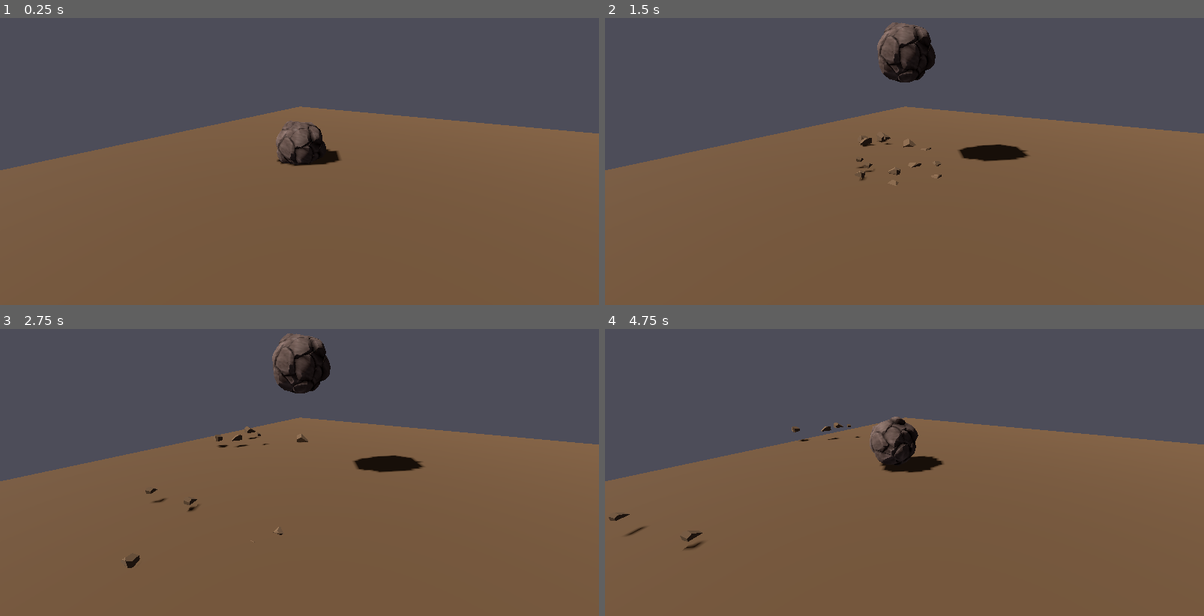
Above: before the commit, frames 1-4 (two rows, left to right).
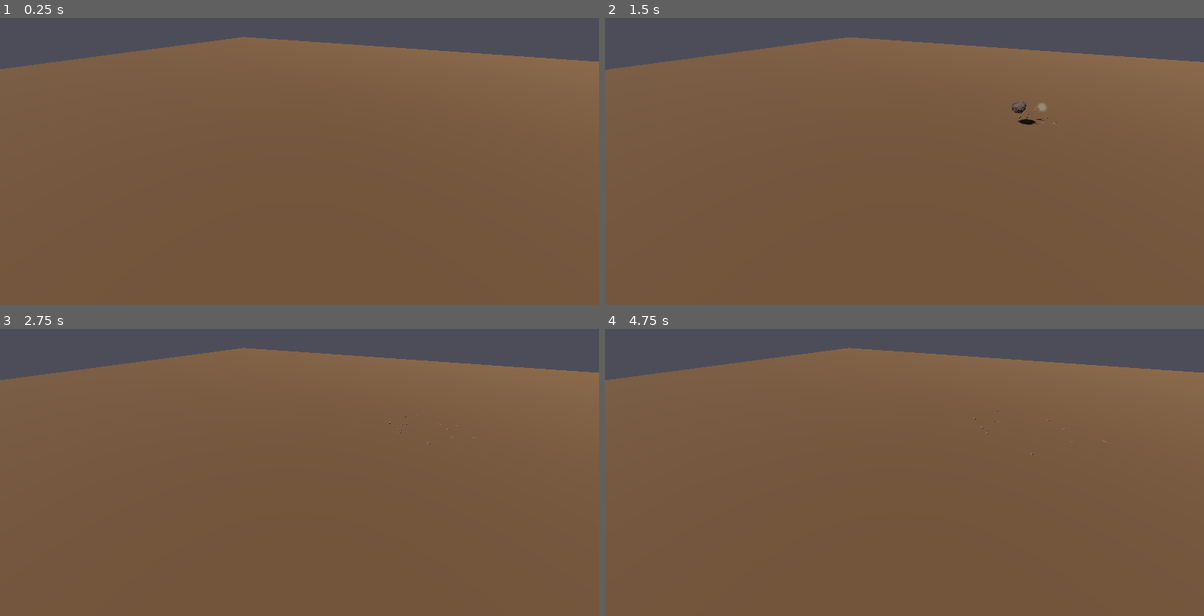
Above: after the commit, the same moments.

Repository: luketchang/elemental
Game: Godot game, scene res://scenes/stone_levitate_vfx.tscn
Two runs of this game, one before a commit and one after it. Both use one fixed random seed, a clock stepped at 60 frames per second and the inputs below. Before the commit the project has no main scene; this scene is started directly in both runs.
Inputs (mouse positions are in pixels of both pictures, inside the frame that each line leads up to):
- Up to frame 1 (0.25 s): no input
- Up to frame 2 (1.5 s): tap Enter at 0.5 s; move the mouse to (1036, 121) at 0.52 s; click (1036, 121) at 0.67 s; move the mouse to (784, 152) at 1.27 s; click (784, 152) at 1.42 s
- Up to frame 3 (2.75 s): move the mouse to (359, 374) at 2.02 s; click (359, 374) at 2.17 s
- Up to frame 4 (4.75 s): move the mouse to (874, 515) at 2.77 s; click (874, 515) at 2.92 s; move the mouse to (1084, 498) at 3.52 s; click (1084, 498) at 3.67 s; move the mouse to (724, 397) at 4.27 s; click (724, 397) at 4.42 s

The runs differ from the first frame. In frame 1, 28% of the frame differs, in the area x 0-100%, y 6-54%; in frame 2, 28%; in frame 3, 28%; in frame 4, 29%, in the area x 0-100%, y 6-77%.

Commit message:
rock shoots alright

Diff:
--- a/project.godot
+++ b/project.godot
@@ -11,6 +11,7 @@
 [application]
 
 config/name="elemental"
+run/main_scene="uid://bx06tfli2vjs7"
 config/features=PackedStringArray("4.4", "Forward Plus")
 config/icon="res://icon.svg"
 
--- a/scenes/stone_levitate_controller.gd
+++ b/scenes/stone_levitate_controller.gd
@@ -1,144 +1,404 @@
 extends Node3D
 
-## Click anywhere to trigger the stone levitation animation
-
+## Stone Levitation VFX Controller
+## - Click on floor to spawn and levitate rock at that position
+## - Click again while hovering to shoot toward cursor
+## - Rock lands with physics and disappears after 2s
+
+# State machine
+enum State { IDLE, RISING, HOVERING, SHOOTING, FALLING, LANDED, HIDDEN }
+var current_state: State = State.IDLE
+
+# Node references
 @onready var anim_player: AnimationPlayer = $AnimationPlayer
 @onready var stone: RigidBody3D = $stone
 @onready var debris: GPUParticles3D = $debris
-@onready var floor_collision: StaticBody3D = $floor/floor_collision
-@onready var debris_collider: GPUParticlesCollisionBox3D = $debris_collider
+@onready var smoke: GPUParticles3D = $smoke
+@onready var camera: Camera3D = $Camera3D
+@onready var floor_node: Node3D = $floor
+
+# Shoot effect nodes (created dynamically)
+var shoot_debris: GPUParticles3D
+var shoot_smoke: GPUParticles3D
+
+# Screen shake
+var camera_original_pos: Vector3
+var shake_timer: float = 0.0
+var shake_intensity: float = 0.0
+
+# Landing detection
+var landed_timer: float = 0.0
+const LAND_DISAPPEAR_TIME: float = 2.0
+const VELOCITY_THRESHOLD: float = 2.0  # More lenient
+
+# Shooting timeout (force land after this many seconds)
+var shoot_timer: float = 0.0
+const SHOOT_TIMEOUT: float = 5.0
+
+# Spawn position
+var spawn_position: Vector3 = Vector3.ZERO
 
 func _ready():
 	print("\n" + "=".repeat(60))
 	print("=== STONE LEVITATE VFX READY ===")
 	print("=".repeat(60))
-	print("\n🔧 RUNTIME VERSION CHECK:")
+
 	if has_meta("generator_version"):
-		print("  ✅ RUNNING NEW VERSION: ", get_meta("generator_version"))
-		print("  📅 Generated at: ", get_meta("generated_at"))
-		print("  ⚙️  Debris velocity: ", get_meta("debris_velocity"))
-		print("  ⚙️  Debris spread: ", get_meta("debris_spread"))
-		print("  ⚙️  Debris amount: ", get_meta("debris_amount"))
-	else:
-		print("  ❌❌❌ OLD VERSION - No metadata found!")
-		print("  ❌❌❌ YOU ARE RUNNING AN OLD SCENE FILE!")
-		print("  ❌❌❌ Delete scenes/stone_levitate_vfx.tscn and regenerate!")
-	print("\nScene: ", name)
-	print("Children count: ", get_child_count())
-
-	# List all children
-	for child in get_children():
-		print("  - ", child.name, " (", child.get_class(), ")")
-		if child is Camera3D:
-			print("    Camera current: ", child.current)
-			print("    Camera position: ", child.position)
-		if child is MeshInstance3D:
-			print("    Mesh: ", child.mesh != null)
-			print("    Position: ", child.position)
-		if child is RigidBody3D:
-			print("    RigidBody mass: ", child.mass)
-			print("    RigidBody freeze: ", child.freeze)
-			print("    Position: ", child.position)
-		if child is GPUParticlesCollisionBox3D:
-			print("    Collider size: ", child.size)
-			print("    Collider position: ", child.position)
-		if child.name == "floor":
-			print("    Floor children: ", child.get_child_count())
-			for floor_child in child.get_children():
-				print("      - ", floor_child.name, " (", floor_child.get_class(), ")")
-
-	# Check animation player
-	if anim_player:
-		print("✓ AnimationPlayer found")
-		print("  Animations: ", anim_player.get_animation_list())
-	else:
-		push_error("✗ AnimationPlayer NOT found!")
-
-	# Check collision setup
-	print("\n=== COLLISION SETUP ===")
-	if floor_collision:
-		print("✓ Floor collision body found")
-		var collision_shape = floor_collision.get_node_or_null("CollisionShape3D")
-		if collision_shape:
-			print("  CollisionShape3D found")
-			print("  Shape: ", collision_shape.shape)
-			if collision_shape.shape is BoxShape3D:
-				print("  Box size: ", collision_shape.shape.size)
-			print("  Position: ", collision_shape.position)
-	else:
-		push_error("✗ Floor collision NOT found!")
-
-	if debris_collider:
-		print("✓ Debris collider found")
-		print("  Size: ", debris_collider.size)
-		print("  Position: ", debris_collider.position)
-	else:
-		push_error("✗ Debris collider NOT found!")
-
-	if debris:
-		print("✓ Debris particles found")
-		var pm = debris.process_material as ParticleProcessMaterial
-		if pm:
-			print("  Collision mode: ", pm.collision_mode, " (1=RIGID, 2=HIDE_ON_CONTACT)")
-			print("  Collision friction: ", pm.collision_friction)
-			print("  Collision bounce: ", pm.collision_bounce)
-			print("  Collision use_scale: ", pm.collision_use_scale)
-			print("  Gravity: ", pm.gravity)
-		print("  One-shot: ", debris.one_shot)
-		print("  Amount: ", debris.amount)
-		print("  Lifetime: ", debris.lifetime)
-
-	print("\n✓✓✓ READY! Click anywhere to trigger stone levitation!\n")
+		print("  ✅ Version: ", get_meta("generator_version"))
+
+	# Store camera original position for shake
+	if camera:
+		camera_original_pos = camera.position
+
+	# Create shoot effect particles
+	_create_shoot_effects()
+
+	# Hide stone initially
+	if stone:
+		stone.visible = false
+
+	print("\n✓✓✓ READY!")
+	print("  - Click on FLOOR to spawn rock at that location")
+	print("  - Click again while hovering to SHOOT toward cursor!\n")
+
+func _create_shoot_effects():
+	# Create backward debris burst for shooting
+	shoot_debris = GPUParticles3D.new()
+	shoot_debris.name = "shoot_debris"
+	shoot_debris.emitting = false
+	shoot_debris.one_shot = true
+	shoot_debris.amount = 8
+	shoot_debris.lifetime = 1.0
+	shoot_debris.explosiveness = 1.0
+	shoot_debris.visible = false
+
+	var debris_mesh = load("res://assets/models/debris.obj") as Mesh
+	if debris_mesh:
+		shoot_debris.draw_pass_1 = debris_mesh
+
+	var debris_mat = StandardMaterial3D.new()
+	debris_mat.albedo_color = Color(0.45, 0.35, 0.25, 1.0)
+	shoot_debris.material_override = debris_mat
+
+	var debris_pm = ParticleProcessMaterial.new()
+	debris_pm.emission_shape = ParticleProcessMaterial.EMISSION_SHAPE_SPHERE
+	debris_pm.emission_sphere_radius = 0.1
+	debris_pm.direction = Vector3(0, 0, 1)
+	debris_pm.spread = 30.0
+	debris_pm.initial_velocity_min = 4.0
+	debris_pm.initial_velocity_max = 6.0
+	debris_pm.gravity = Vector3(0, -15, 0)
+	debris_pm.scale_min = 0.2
+	debris_pm.scale_max = 0.5
+	shoot_debris.process_material = debris_pm
+
+	add_child(shoot_debris)
+
+	# Create impact smoke puff
+	shoot_smoke = GPUParticles3D.new()
+	shoot_smoke.name = "shoot_smoke"
+	shoot_smoke.emitting = false
+	shoot_smoke.one_shot = true
+	shoot_smoke.amount = 12
+	shoot_smoke.lifetime = 1.0
+	shoot_smoke.explosiveness = 1.0
+	shoot_smoke.visible = false
+
+	var quad = QuadMesh.new()
+	quad.size = Vector2(0.8, 0.8)
+	shoot_smoke.draw_pass_1 = quad
+
+	var smoke_mat = StandardMaterial3D.new()
+	smoke_mat.transparency = BaseMaterial3D.TRANSPARENCY_ALPHA
+	smoke_mat.albedo_color = Color(0.6, 0.55, 0.45, 0.9)
+	var smoke_tex = load("res://assets/textures/smoke.png") as Texture2D
+	if smoke_tex:
+		smoke_mat.albedo_texture = smoke_tex
+	smoke_mat.billboard_mode = BaseMaterial3D.BILLBOARD_ENABLED
+	shoot_smoke.material_override = smoke_mat
+
+	var smoke_pm = ParticleProcessMaterial.new()
+	smoke_pm.emission_shape = ParticleProcessMaterial.EMISSION_SHAPE_SPHERE
+	smoke_pm.emission_sphere_radius = 0.2
+	smoke_pm.direction = Vector3(0, 0, 0)
+	smoke_pm.spread = 180.0
+	smoke_pm.initial_velocity_min = 1.0
+	smoke_pm.initial_velocity_max = 2.0
+	smoke_pm.gravity = Vector3(0, 0, 0)
+	smoke_pm.damping_min = 3.0
+	smoke_pm.damping_max = 5.0
+
+	var alpha_curve = Curve.new()
+	alpha_curve.add_point(Vector2(0.0, 1.0))
+	alpha_curve.add_point(Vector2(0.3, 0.6))
+	alpha_curve.add_point(Vector2(1.0, 0.0))
+	var alpha_tex = CurveTexture.new()
+	alpha_tex.curve = alpha_curve
+	smoke_pm.alpha_curve = alpha_tex
+
+	var scale_curve = Curve.new()
+	scale_curve.add_point(Vector2(0.0, 0.5))
+	scale_curve.add_point(Vector2(0.5, 1.0))
+	scale_curve.add_point(Vector2(1.0, 1.2))
+	var scale_tex = CurveTexture.new()
+	scale_tex.curve = scale_curve
+	smoke_pm.scale_curve = scale_tex
+
+	shoot_smoke.process_material = smoke_pm
+	add_child(shoot_smoke)
 
 func _input(event):
 	if event is InputEventMouseButton:
 		if event.button_index == MOUSE_BUTTON_LEFT and event.pressed:
-			print("\n=== MOUSE CLICKED ===")
-			_play_levitate()
-
-func _play_levitate():
-	if anim_player:
-		if not anim_player.is_playing():
-			print("▶ Playing levitate animation...")
-
-			# Reset stone physics state
-			if stone:
-				stone.freeze = true  # Start frozen
-				stone.linear_velocity = Vector3.ZERO
-				stone.angular_velocity = Vector3.ZERO
-				stone.position = Vector3(0, 0.3, 0)  # Start above floor, visible
-				stone.rotation = Vector3.ZERO
-				stone.visible = true  # Ensure visible
-				print("  Stone physics reset: pos=", stone.position, " freeze=", stone.freeze)
-
-			# Reset particles for replay (one_shot needs manual restart)
-			if debris:
-				debris.restart()
-				debris.visible = true  # Reset visibility
-				print("  Debris particles restarted")
-
-			# Reset smoke visibility
-			var smoke = get_node_or_null("smoke")
-			if smoke:
-				smoke.visible = true
-
-			# Play animation
-			anim_player.play("levitate")
-
-			# Monitor stone position and physics during animation
-			var timer = get_tree().create_timer(0.2)
-			timer.timeout.connect(func():
-				print("  Stone at t=0.2s: pos=", stone.position, " vel=", stone.linear_velocity, " freeze=", stone.freeze)
+			_handle_click(event.position)
+
+func _handle_click(mouse_pos: Vector2):
+	match current_state:
+		State.IDLE, State.HIDDEN:
+			# Raycast to floor to get spawn position
+			var floor_pos = _get_floor_target(mouse_pos)
+			if floor_pos != Vector3.ZERO:
+				print("\n=== CLICK: Spawning rock at ", floor_pos, " ===")
+				spawn_position = floor_pos
+				_start_levitation()
+			else:
+				print("  (Click on the floor to spawn rock)")
+		State.HOVERING:
+			print("\n=== CLICK: Shooting rock! ===")
+			_shoot_rock(mouse_pos)
+		State.RISING:
+			print("  (Rock is rising, wait for hover)")
+		State.SHOOTING, State.FALLING:
+			print("  (Rock is in motion)")
+		State.LANDED:
+			print("  (Rock has landed, wait for reset)")
+
+func _get_floor_target(mouse_pos: Vector2) -> Vector3:
+	if not camera:
+		return Vector3.ZERO
+
+	var from = camera.project_ray_origin(mouse_pos)
+	var dir = camera.project_ray_normal(mouse_pos)
+
+	# Intersect with y=0 plane (floor level)
+	if abs(dir.y) < 0.001:
+		return Vector3.ZERO  # Ray parallel to floor
+
+	var t = -from.y / dir.y
+	if t < 0:
+		return Vector3.ZERO  # Target behind camera
+
+	var target = from + dir * t
+
+	# Clamp to floor bounds (50 units from center for 100x100 floor)
+	target.x = clamp(target.x, -45, 45)
+	target.z = clamp(target.z, -45, 45)
+
+	return target
+
+func _start_levitation():
+	current_state = State.RISING
+
+	if stone:
+		# Start below ground with collision disabled temporarily
+		stone.position = Vector3(spawn_position.x, -0.8, spawn_position.z)
+		stone.rotation = Vector3.ZERO
+		stone.linear_velocity = Vector3.ZERO
+		stone.angular_velocity = Vector3.ZERO
+		stone.visible = true
+
+		# Disable collision during rise (so rock can pass through floor)
+		stone.collision_layer = 0
+		stone.collision_mask = 0
+
+		# Unfreeze and apply strong upward impulse
+		stone.freeze = false
+		stone.apply_central_impulse(Vector3(0, 60, 0))  # Strong upward launch
+
+		print("  Stone rising from underground: pos=", stone.position)
+
+	# Position particles at spawn location
+	if debris:
+		debris.position = Vector3(spawn_position.x, 0.1, spawn_position.z)
+		debris.restart()
+		debris.visible = true
+	if smoke:
+		smoke.position = Vector3(spawn_position.x, 0.05, spawn_position.z)
+		smoke.visible = true
+
+	# Hide shoot effects
+	if shoot_debris:
+		shoot_debris.visible = false
+	if shoot_smoke:
+		shoot_smoke.visible = false
+
+	# After rise, enable collision and freeze for hover
+	var hover_timer = get_tree().create_timer(0.25)
+	hover_timer.timeout.connect(_on_hover_start)
+
+func _on_hover_start():
+	if current_state == State.RISING and stone:
+		# Freeze at hover height
+		stone.freeze = true
+		stone.position.y = 1.2  # Hover height
+
+		# Re-enable collision for when we shoot/fall
+		stone.collision_layer = 1
+		stone.collision_mask = 1
+
+		current_state = State.HOVERING
+		print("  State -> HOVERING at ", stone.position, " (click to shoot!)")
+
+		# Auto-fall after 3 seconds if not shot
+		var fall_timer = get_tree().create_timer(3.0)
+		fall_timer.timeout.connect(_on_hover_timeout)
+
+func _on_hover_timeout():
+	if current_state == State.HOVERING:
+		print("  Hover timeout - falling naturally")
+		current_state = State.FALLING
+		shoot_timer = SHOOT_TIMEOUT  # Use same timeout for falling
+		if stone:
+			stone.freeze = false
+
+func _shoot_rock(mouse_pos: Vector2):
+	current_state = State.SHOOTING
+
+	# Get target position on floor
+	var target = _get_floor_target(mouse_pos)
+	if target == Vector3.ZERO:
+		target = stone.position + Vector3(0, 0, -10)  # Default forward
+
+	print("  Target: ", target)
+	print("  Rock at: ", stone.position)
+
+	# Calculate direction and distance
+	var to_target = target - stone.position
+	to_target.y = 0  # Horizontal only
+	var distance = to_target.length()
+	var direction = to_target.normalized()
+
+	print("  Distance: ", distance)
+	print("  Direction: ", direction)
+
+	# Unfreeze
+	stone.freeze = false
+
+	# Fast, powerful shot with slight random deviation
+	var base_speed = 45.0  # Much faster base speed
+
+	# Add small random radial offset (perpendicular to direction)
+	var perpendicular = Vector3(-direction.z, 0, direction.x)  # 90° rotated
+	var radial_offset = perpendicular * randf_range(-0.08, 0.08)  # Small sideways drift
+	var vertical_wobble = randf_range(-0.02, 0.05)  # Tiny vertical variance
+
+	var shoot_direction = (direction + radial_offset).normalized()
+	shoot_direction.y = 0.15 + vertical_wobble  # Low arc with slight variance
+
+	var impulse = shoot_direction * base_speed * stone.mass
+
+	# Add slight random spin for natural tumbling
+	stone.apply_torque_impulse(Vector3(
+		randf_range(-2, 2),
+		randf_range(-1, 1),
+		randf_range(-2, 2)
+	))
+
+	print("  Impulse: ", impulse)
+	stone.apply_central_impulse(impulse)
+
+	# Start shoot timer (fallback for landing detection)
+	shoot_timer = SHOOT_TIMEOUT
+
+	# Trigger shoot effects
+	_trigger_shoot_effects(direction)
+
+	# Start screen shake
+	_start_screen_shake(0.15, 0.2)
+
+func _trigger_shoot_effects(shoot_direction: Vector3):
+	var rock_pos = stone.position
+
+	if shoot_debris:
+		shoot_debris.position = rock_pos
+		var backward = -shoot_direction
+		if backward.length() > 0.01:
+			shoot_debris.look_at(rock_pos + backward, Vector3.UP)
+		shoot_debris.visible = true
+		shoot_debris.restart()
+
+	if shoot_smoke:
+		shoot_smoke.position = rock_pos
+		shoot_smoke.visible = true
+		shoot_smoke.restart()
+
+func _start_screen_shake(intensity: float, duration: float):
+	shake_intensity = intensity
+	shake_timer = duration
+
+func _process(delta):
+	# Screen shake
+	if shake_timer > 0:
+		shake_timer -= delta
+		if camera:
+			var offset = Vector3(
+				randf_range(-shake_intensity, shake_intensity),
+				randf_range(-shake_intensity, shake_intensity),
+				randf_range(-shake_intensity, shake_intensity)
 			)
-			var timer2 = get_tree().create_timer(3.3)
-			timer2.timeout.connect(func():
-				print("  Stone at t=3.3s: pos=", stone.position, " vel=", stone.linear_velocity, " freeze=", stone.freeze)
-			)
-			var timer3 = get_tree().create_timer(3.6)
-			timer3.timeout.connect(func():
-				print("  Stone at t=3.6s (after fall): pos=", stone.position, " vel=", stone.linear_velocity, " freeze=", stone.freeze)
-			)
-		else:
-			print("Animation already playing...")
-	else:
-		push_error("AnimationPlayer is null!")
+			camera.position = camera_original_pos + offset
+
+		if shake_timer <= 0 and camera:
+			camera.position = camera_original_pos
+
+	# Landing detection for shooting state
+	if current_state == State.SHOOTING or current_state == State.FALLING:
+		# Decrement shoot timer
+		shoot_timer -= delta
+
+		if stone:
+			var vel = stone.linear_velocity.length()
+			var y_pos = stone.position.y
+
+			# Check if rock has landed (on or below floor level with low velocity)
+			if y_pos <= 0.8 and vel < VELOCITY_THRESHOLD:
+				_on_rock_landed()
+			# Timeout fallback - force land after SHOOT_TIMEOUT seconds
+			elif shoot_timer <= 0:
+				print("  Shoot timeout reached, forcing land")
+				_on_rock_landed()
+			# Rock fell off the map (below floor significantly)
+			elif y_pos < -2.0:
+				print("  Rock fell off map")
+				_on_rock_landed()
+
+	# Landed timer countdown
+	if current_state == State.LANDED:
+		landed_timer -= delta
+		if landed_timer <= 0:
+			_hide_everything()
+
+func _on_rock_landed():
+	if current_state == State.LANDED:
+		return  # Already landed
+
+	current_state = State.LANDED
+	landed_timer = LAND_DISAPPEAR_TIME
+	print("  Rock landed at ", stone.position, "! Disappearing in ", LAND_DISAPPEAR_TIME, "s")
+
+func _hide_everything():
+	current_state = State.HIDDEN
+
+	if stone:
+		stone.visible = false
+		stone.freeze = true
+	if debris:
+		debris.visible = false
+	if smoke:
+		smoke.visible = false
+	if shoot_debris:
+		shoot_debris.visible = false
+	if shoot_smoke:
+		shoot_smoke.visible = false
+
+	print("  Hidden. Click on floor to spawn again!")
--- a/scenes/stone_levitate_vfx.tscn
+++ b/scenes/stone_levitate_vfx.tscn
@@ -6,13 +6,13 @@
 [ext_resource type="Texture2D" uid="uid://d0fao3ruxmdbf" path="res://assets/textures/smoke.png" id="4_s3s0e"]
 
 [sub_resource type="PlaneMesh" id="PlaneMesh_k8gmc"]
-size = Vector2(10, 10)
+size = Vector2(100, 100)
 
 [sub_resource type="StandardMaterial3D" id="StandardMaterial3D_fr3i0"]
 albedo_color = Color(0.4, 0.3, 0.2, 1)
 
 [sub_resource type="BoxShape3D" id="BoxShape3D_vq11f"]
-size = Vector3(10, 0.2, 10)
+size = Vector3(100, 0.2, 100)
 
 [sub_resource type="PhysicsMaterial" id="PhysicsMaterial_bbp1l"]
 friction = 0.8
@@ -245,7 +245,7 @@
 [node name="StoneLevitateVFX" type="Node3D"]
 script = ExtResource("1_hof0n")
 metadata/generator_version = "v6.0"
-metadata/generated_at = "2025-12-20T21:40:55"
+metadata/generated_at = "2025-12-21T21:16:07"
 metadata/physics_enabled = "true"
 metadata/stone_type = "RigidBody3D"
 metadata/debris_velocity = "5-7"
@@ -257,7 +257,6 @@
 shadow_enabled = true
 
 [node name="floor" type="Node3D" parent="."]
-transform = Transform3D(0.996195, -0.0871557, 0, 0.0871557, 0.996195, 0, 0, 0, 1, 0, 0, 0)
 
 [node name="floor_mesh" type="MeshInstance3D" parent="floor"]
 mesh = SubResource("PlaneMesh_k8gmc")
@@ -271,11 +270,11 @@
 
 [node name="debris_collider" type="GPUParticlesCollisionBox3D" parent="."]
 transform = Transform3D(1, 0, 0, 0, 1, 0, 0, 0, 1, 0, -1, 0)
-size = Vector3(10, 2.5, 10)
+size = Vector3(100, 2.5, 100)
 
 [node name="floor_particle_collision" type="GPUParticlesCollisionBox3D" parent="."]
 transform = Transform3D(1, 0, 0, 0, 1, 0, 0, 0, 1, 0, -0.25, 0)
-size = Vector3(12, 0.5, 12)
+size = Vector3(100, 0.5, 100)
 
 [node name="stone" type="RigidBody3D" parent="."]
 transform = Transform3D(1, 0, 0, 0, 1, 0, 0, 0, 1, 0, 0.3, 0)
@@ -323,7 +322,7 @@
 }
 
 [node name="Camera3D" type="Camera3D" parent="."]
-transform = Transform3D(0.707107, -0.241845, 0.664463, 0, 0.939693, 0.34202, -0.707107, -0.241845, 0.664463, 3, 2, 3)
+transform = Transform3D(0.866025, -0.25, 0.433013, 0, 0.866025, 0.5, -0.5, -0.433013, 0.75, 8, 8, 12)
 current = true
 
 [node name="WorldEnvironment" type="WorldEnvironment" parent="."]
--- a/tools/generate_stone_vfx.gd
+++ b/tools/generate_stone_vfx.gd
@@ -187,14 +187,13 @@
 	var floor_root = Node3D.new()
 	floor_root.name = "floor"
 	floor_root.position = Vector3(0, 0, 0)
-	# Slight slant to test physics rolling
-	floor_root.rotation_degrees = Vector3(0, 0, 5)  # 5 degree tilt on Z axis
+	# No slant - flat floor for proper physics
 
 	# Visual mesh
 	var floor_mesh = MeshInstance3D.new()
 	floor_mesh.name = "floor_mesh"
 	var plane = PlaneMesh.new()
-	plane.size = Vector2(10, 10)
+	plane.size = Vector2(100, 100)  # HUGE floor for rock shooting
 	floor_mesh.mesh = plane
 
 	# Floor material - earthy brown color
@@ -215,7 +214,7 @@
 	var collision = CollisionShape3D.new()
 	collision.name = "CollisionShape3D"
 	var box = BoxShape3D.new()
-	box.size = Vector3(10, 0.2, 10)
+	box.size = Vector3(100, 0.2, 100)  # HUGE floor
 	collision.shape = box
 	collision.position = Vector3(0, -0.1, 0)  # Slightly below floor surface
 
@@ -226,32 +225,29 @@
 
 
 func _create_debris_collider() -> GPUParticlesCollisionBox3D:
-	# EXACT copy from earth-bending collision setup
-	# Earth-bending: transform = (2.18088, 0, 0, 0, 1.03043, 0, 0, 0, 3.84031, 0, -1.06243, 2.719)
-	# Earth-bending: size = (3.87634, 2.45789, 3.45099)
+	# Particle collision box - HUGE for rock shooting anywhere
 	var collider = GPUParticlesCollisionBox3D.new()
 	collider.name = "debris_collider"
-	collider.size = Vector3(10, 2.5, 10)  # Similar to earth-bending height: 2.45789
-	collider.position = Vector3(0, -1.0, 0)  # Position so TOP is slightly above y=0
-	# Top of box: -1.0 + 2.5/2 = 0.25 (slightly above floor)
+	collider.size = Vector3(100, 2.5, 100)  # Match floor size
+	collider.position = Vector3(0, -1.0, 0)
 	return collider
 
 
 func _create_world_boundary() -> GPUParticlesCollisionBox3D:
-	# Additional collision box - sometimes particles need multiple colliders
+	# Additional collision box for particles
 	var collider = GPUParticlesCollisionBox3D.new()
 	collider.name = "floor_particle_collision"
-	collider.size = Vector3(12, 0.5, 12)  # Larger, thinner
-	collider.position = Vector3(0, -0.25, 0)  # Top at y=0
+	collider.size = Vector3(100, 0.5, 100)  # Match floor size
+	collider.position = Vector3(0, -0.25, 0)
 	return collider
 
 
 func _create_camera() -> Camera3D:
 	var camera = Camera3D.new()
 	camera.name = "Camera3D"
-	camera.position = Vector3(3, 2, 3)
-	camera.rotation_degrees = Vector3(-20, 45, 0)
-	camera.current = true  # Make this the active camera
+	camera.position = Vector3(8, 8, 12)  # Higher and further back for huge floor
+	camera.rotation_degrees = Vector3(-30, 30, 0)  # Looking down more
+	camera.current = true
 	return camera
 
 
Not shown: 1 places in scenes/stone_levitate_vfx.tscn that only renumber resources
